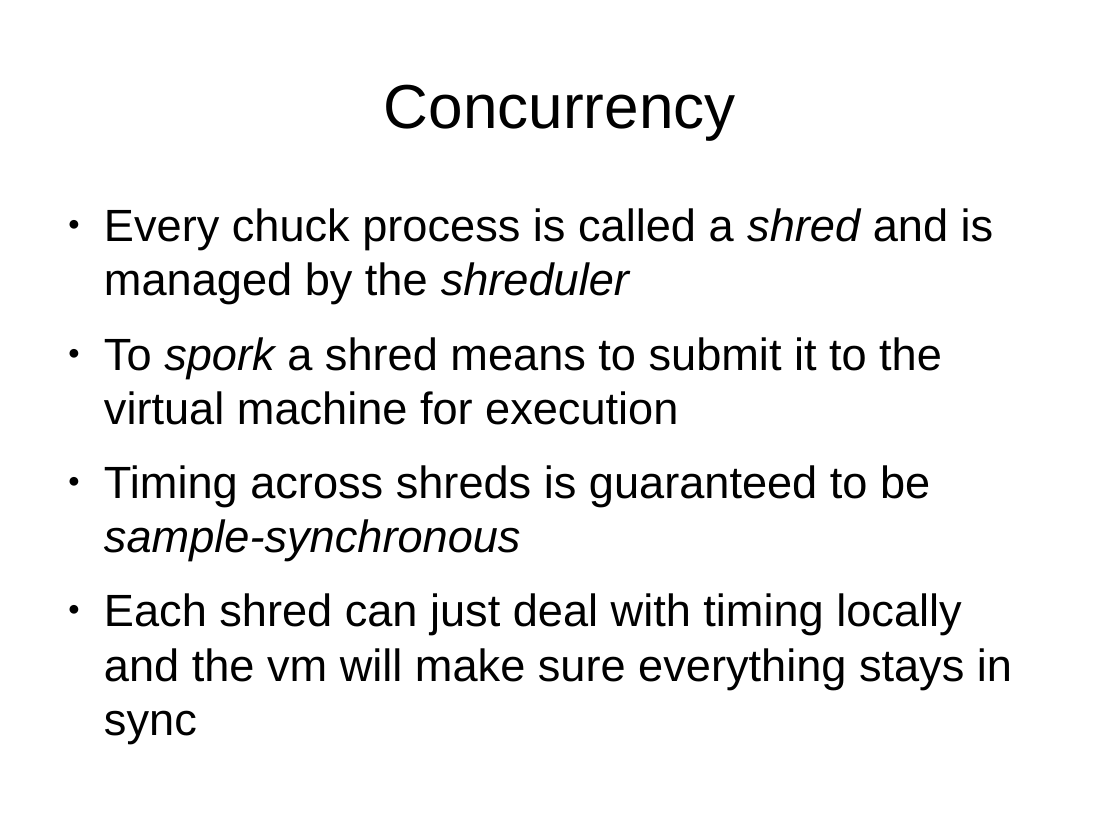
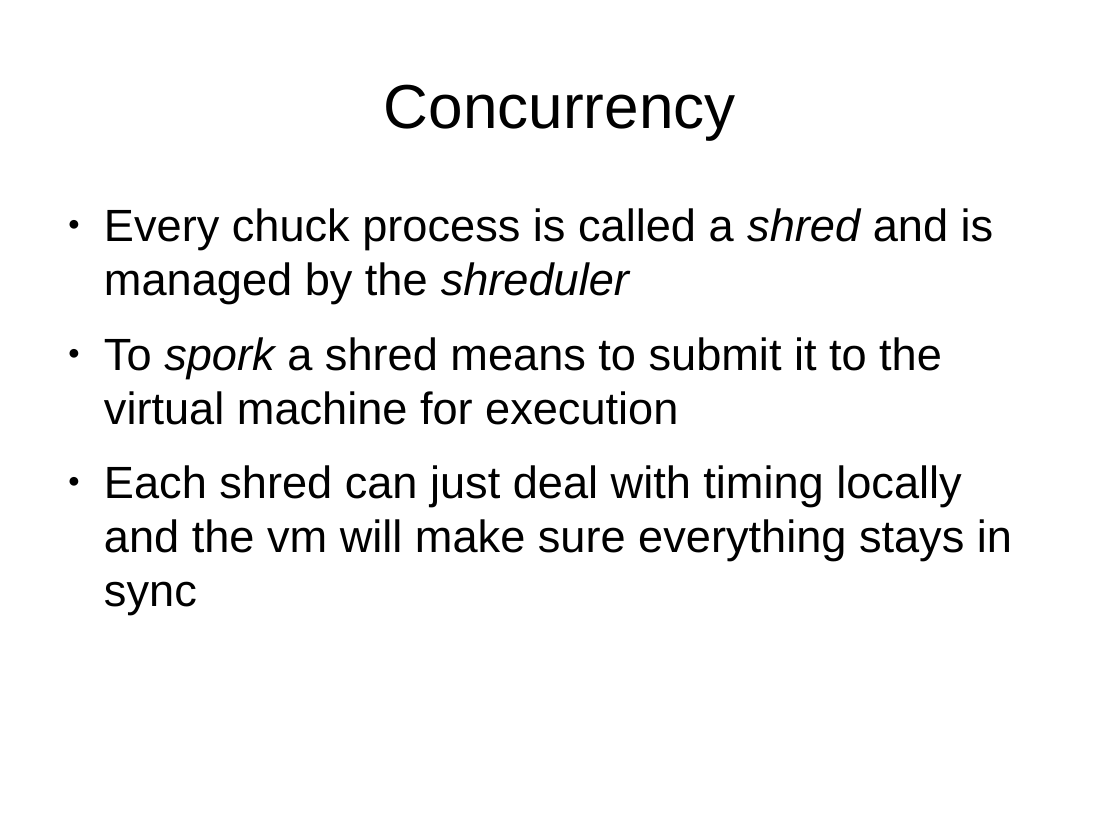
Before and after one commit to briansorahan/txlf-2013-chuck-talk, a slide deck: slide 33 of ChuckTalk.odp (slide 34 before the commit). Drawn at 1120x840 pixels with LibreOffice and Linux fonts; fonts in the diff are those of the drawing. Boxes give left, top, right and bottom in pixels: in the first picture for what was removed or moved away, otherwise in the second. Text is boxed around its words. In the diff, an @@ line names an element or a change of style, - is before the commit and + after.

```diff
--- a/ChuckTalk.odp
+++ b/ChuckTalk.odp
@@ text at (104, 465, 930, 561): paragraph removed @@
-● Timing across shreds is guaranteed to be sample-synchronous
```
Also in this commit, not shown: 1 slide removed.
